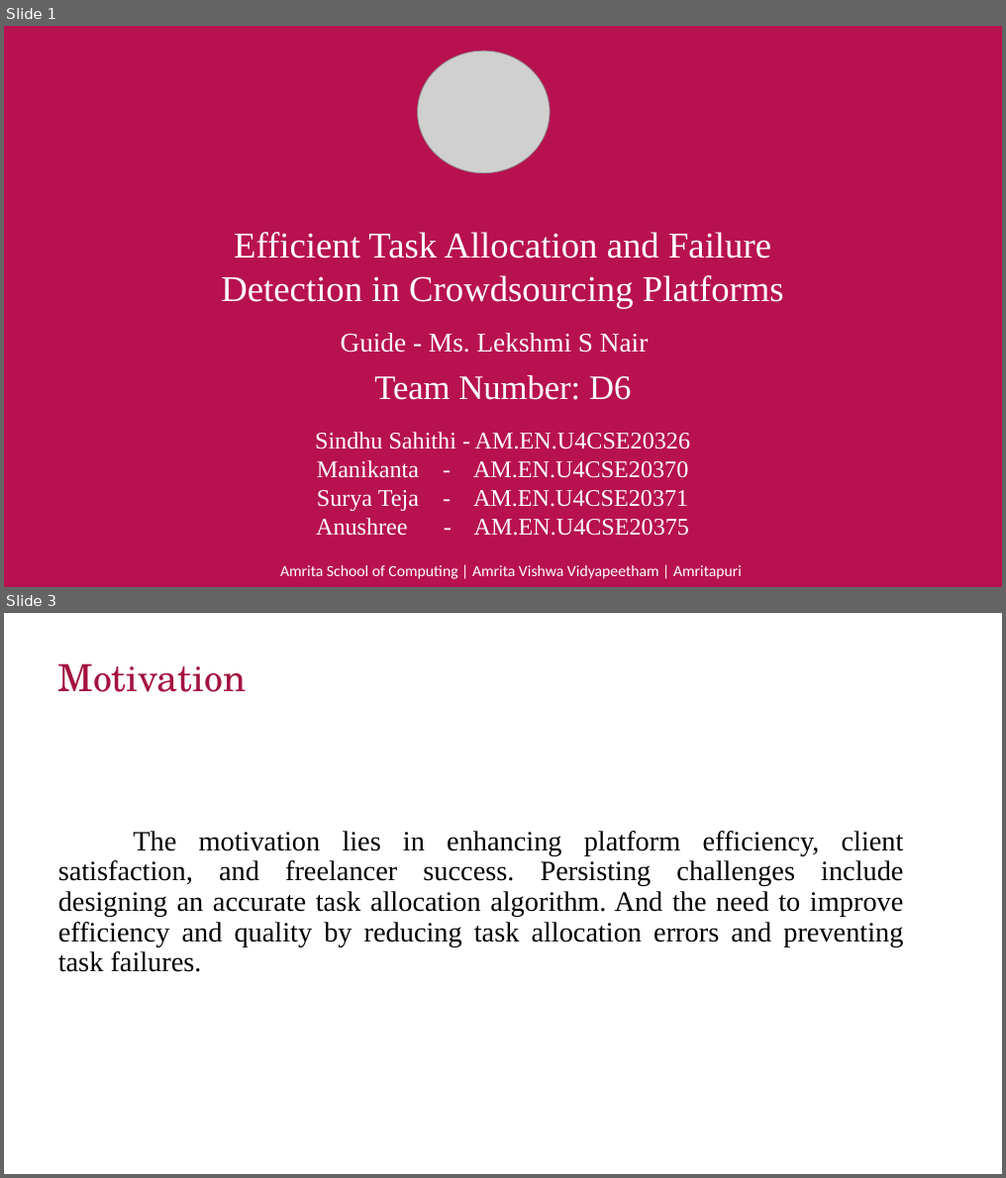
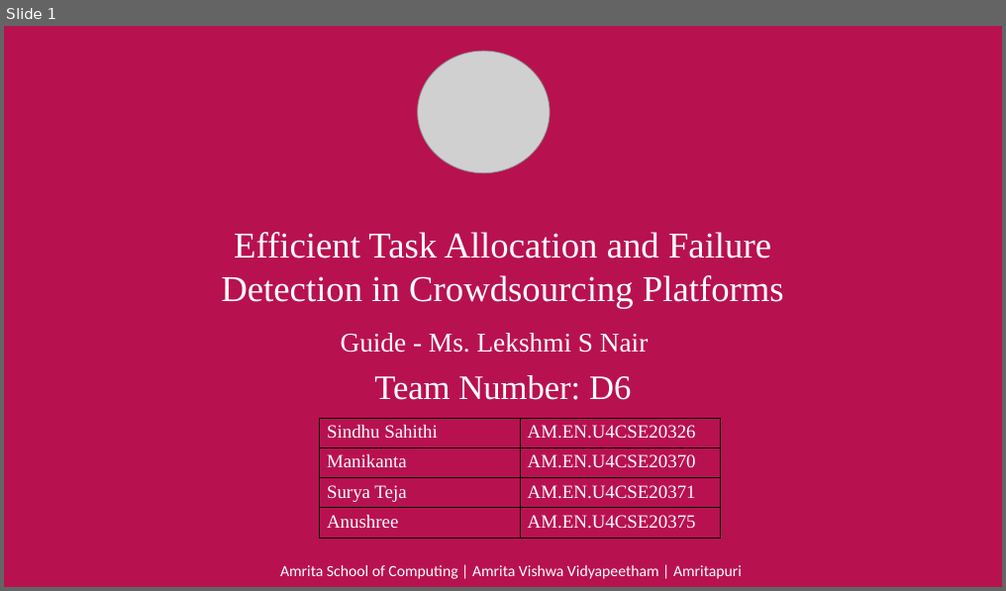
Before and after one commit to manikantathota23/Effective-Task-Allocation-and-Failure-detection, a slide deck: Documentation/First_review_D6.pptx. Shown one above the other, each under a label of ours: slides 1 and 3 before the commit, slide 1 after it; the slides between them are not shown. The pictures are 1006x1178 and 1006x591 pixels, drawn with LibreOffice and Linux fonts; fonts in the diff are those of the drawing; grey boxes stand for pictures; background and template pictures are left out. Boxes give left, top, right and bottom in pixels: in the first picture for what was removed or moved away, otherwise in the second. Text is boxed around its words. In the diff, an @@ line names an element or a change of style, - is before the commit and + after.

```diff
--- a/Documentation/First_review_D6.pptx
+++ b/Documentation/First_review_D6.pptx
@@ slide 3 removed at (4, 613, 1002, 1174), background #FFFFFF @@
@@ title removed at (58, 663, 247, 692) @@
-Motivation
@@ text removed at (58, 831, 904, 972) @@
-The motivation lies in enhancing platform efficiency, client satisfaction, and freelancer success. Persisting challenges include designing an accurate task allocation algorithm. And the need to improve efficiency and quality by reducing task allocation errors and preventing task failures.
@@ slide 1 changed as well @@
@@ text at (315, 432, 690, 536): paragraphs removed @@
-Sindhu Sahithi - AM.EN.U4CSE20326
-Manikanta - AM.EN.U4CSE20370
-Surya Teja - AM.EN.U4CSE20371
-Anushree - AM.EN.U4CSE20375
@@ table added at (319, 418, 721, 538), 4 rows, 2 columns @@
+Sindhu Sahithi | AM.EN.U4CSE20326
+Manikanta | AM.EN.U4CSE20370
+Surya Teja | AM.EN.U4CSE20371
+Anushree | AM.EN.U4CSE20375
```
Also in this commit, not shown: 4 other slides changed, 15 slides added, 10 other slides removed, 2 other files.
